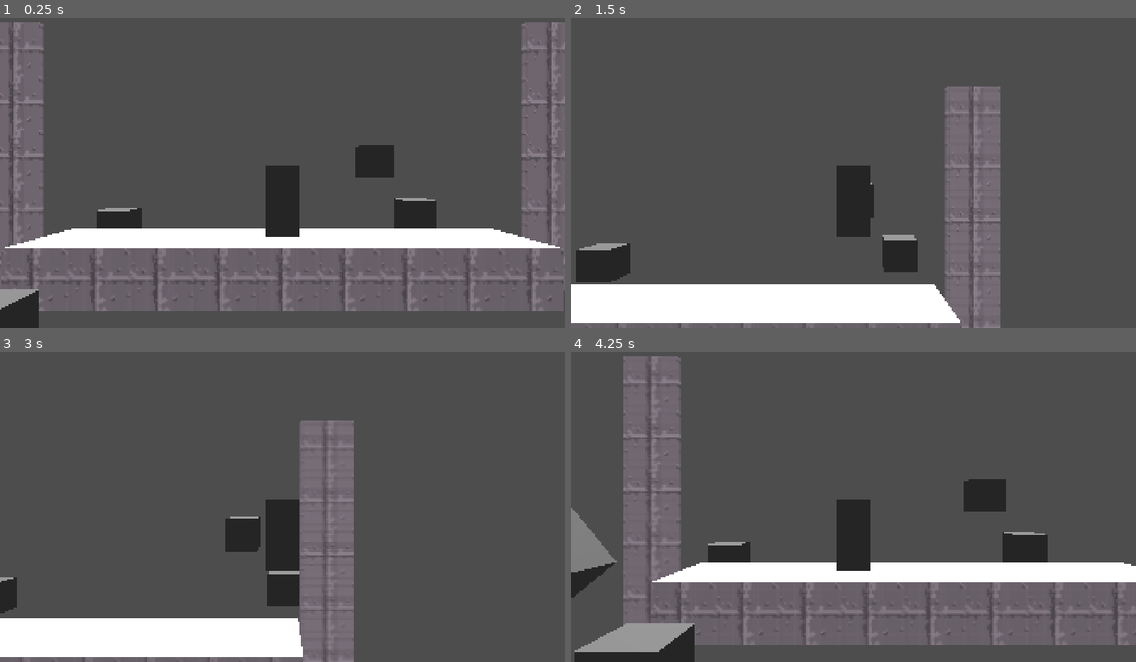
Above: before the commit, frames 1-4 (two rows, left to right).
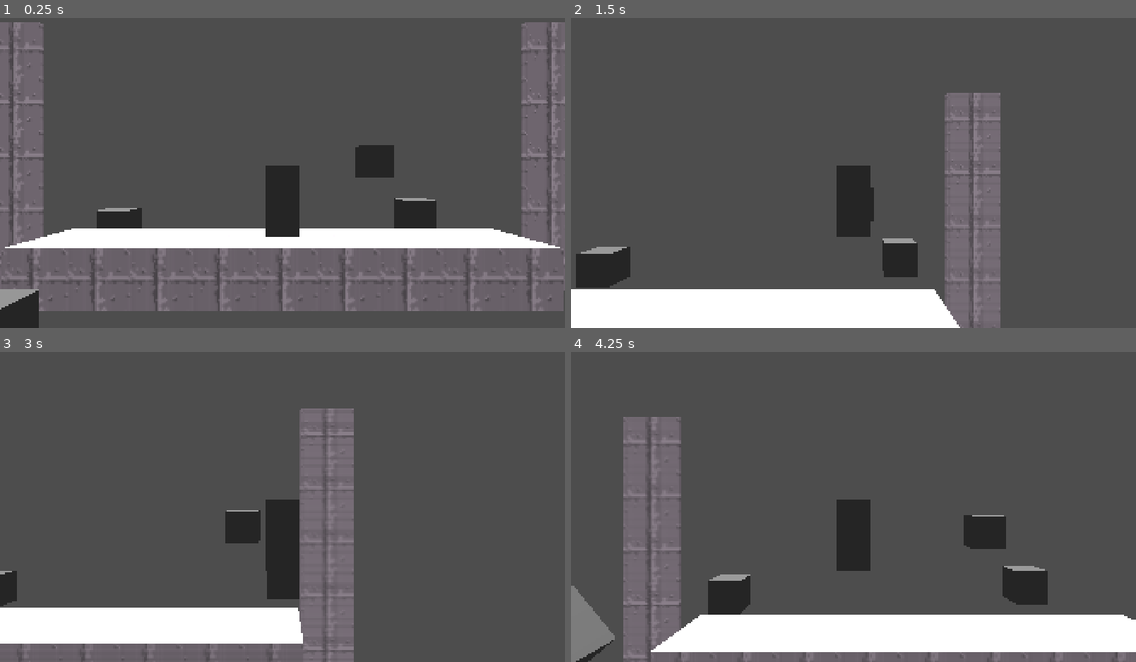
Above: after the commit, the same moments.

Repository: CRMiller6/Burned-Out
Game: Godot game, scene res://Scenes/Levels/test_level.tscn
The game is run twice, just before and just after one commit, with the same random seed, the same clock (stepped at 60 frames per second) and the same inputs.
Inputs:
- Up to frame 1 (0.25 s): no input
- Up to frame 2 (1.5 s): tap Enter at 0.5 s; hold D (walk_right) 0.53-1.28 s; tap Space (jump) at 0.6, 0.77, 1.07, 1.35 s; hold A (walk_left) from 1.28 s (still down)
- Up to frame 3 (3 s): tap Space (jump) at 1.52, 1.82, 2.1, 2.85 s; release A (walk_left) at 2.03 s; hold D (walk_right) from 2.03 s (still down)
- Up to frame 4 (4.25 s): tap Space (jump) at 3.02, 3.32, 3.6, 3.77, 4.07 s; release D (walk_right) at 3.53 s; hold A (walk_left) from 3.53 s (still down)

The runs differ from the first frame. In frame 1, less than 0.1% of the frame differs, in the area x 3-97%, y 72-73%; in frame 2, 3.2%; in frame 3, 5.3%; in frame 4, 33%, in the area x 0-100%, y 1-100%.

Commit message:
Jump Buffer, Coyote Time

Diff:
--- a/burned-out/Scenes/Prefabs/player.tscn
+++ b/burned-out/Scenes/Prefabs/player.tscn
@@ -9,8 +9,6 @@
 
 [node name="PlayerBody" type="CharacterBody3D" unique_id=21065742]
 script = ExtResource("1_sfbl0")
-speed = null
-acceleration = null
 
 [node name="PlayerMeshInstance" type="MeshInstance3D" parent="." unique_id=1654829263]
 transform = Transform3D(0.33, 0, 0, 0, -4.371139e-08, -0.668, 0, 1, -2.9199207e-08, 0, 0, 0)
--- a/burned-out/Scripts/Player/player.gd
+++ b/burned-out/Scripts/Player/player.gd
@@ -3,8 +3,12 @@
 
 @export var speed: int  = 8
 @export var acceleration: int = 2
-@export var gravity: int = speed * 5
-var jump_speed: float = speed * 1.5
+@export var gravity: int = speed * 3
+@export var down_gravity_factor: float = 1.4
+var jump_speed: float = speed * 1.2
+
+@onready var jump_buffer_timer: Timer = $JumpBufferTimer
+@onready var coyote_timer: Timer = $CoyoteTimer
 
 enum State{IDLE, WALK, JUMP, DOWN}
 var current_state: State = State.IDLE
@@ -16,9 +20,8 @@
 	move_and_slide()
 
 func handle_input() -> void:
-	if (Input.is_action_just_pressed("jump") and is_on_floor()):
-		velocity.y = jump_speed
-		current_state = State.JUMP
+	if (Input.is_action_just_pressed("jump")):
+		jump_buffer_timer.start()
 
 	var direction = Input.get_axis("walk_left", "walk_right")
 
@@ -28,7 +31,16 @@
 		velocity.x = move_toward(velocity.x, speed * direction, acceleration) #acceleration
 
 func update_movement(delta: float) -> void:
-	velocity.y -= gravity * delta
+	if ((is_on_floor() || coyote_timer.time_left > 0) && jump_buffer_timer.time_left > 0):
+		velocity.y = jump_speed
+		current_state = State.JUMP
+		jump_buffer_timer.stop()
+		coyote_timer.stop()
+
+	if (current_state == State.JUMP):
+		velocity.y -= gravity * delta
+	else:
+		velocity.y -= gravity * down_gravity_factor * delta
 
 func update_states() -> void:
 	match current_state:
@@ -39,6 +51,7 @@
 				current_state = State.IDLE
 			if (not is_on_floor() && velocity.y > 0):
 				current_state = State.DOWN
+				coyote_timer.start()
 		State.JUMP when velocity.y > 0:
 			current_state = State.DOWN
 		State.DOWN when is_on_floor():
